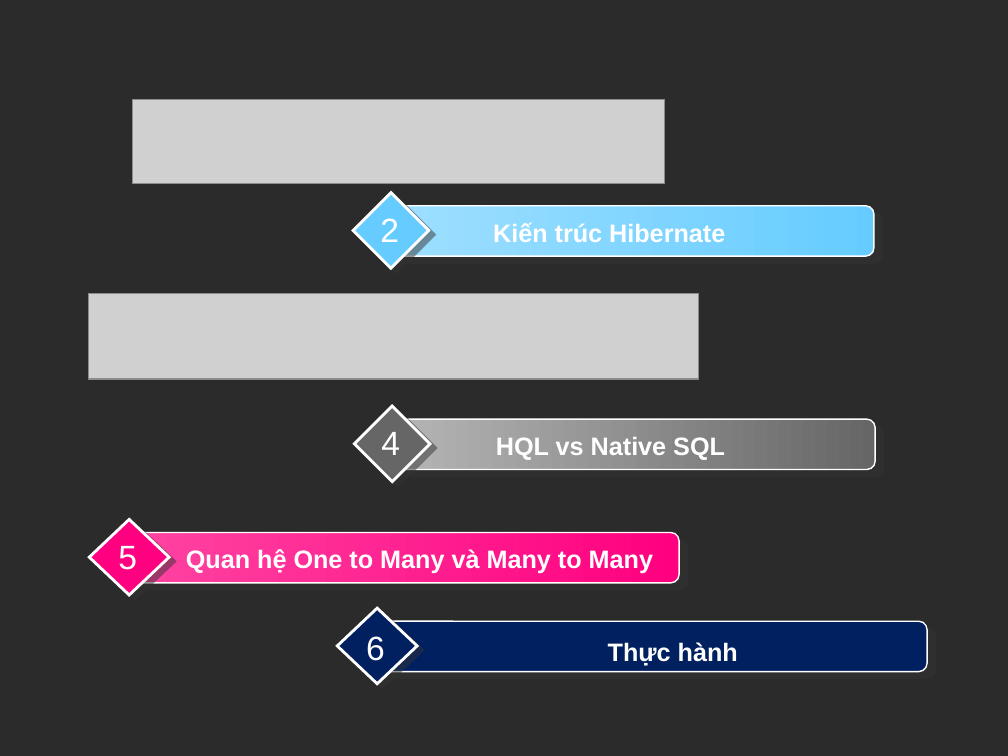
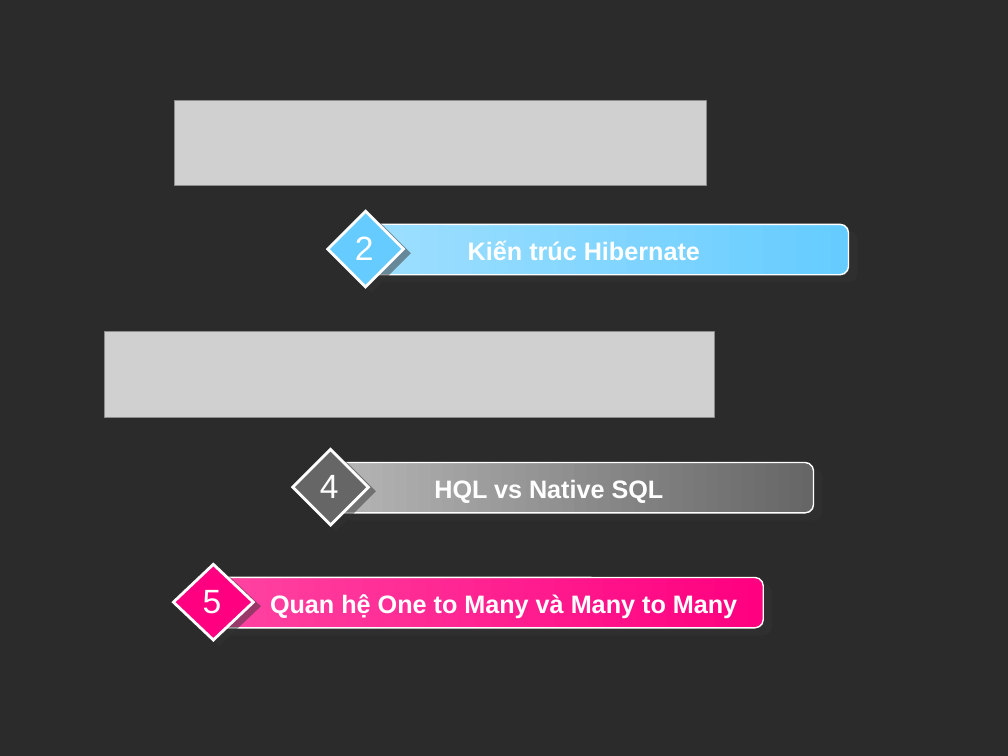
Before and after one commit to thanh13hc/my-first-project, a slide deck: slide 2 of Hibernate.ppt. Drawn at 1008x756 pixels with LibreOffice and Linux fonts; fonts in the diff are those of the drawing; grey boxes stand for pictures; background and template pictures are left out; a plain dark background stands for a picture behind light text. Boxes give left, top, right and bottom in pixels: in the first picture for what was removed or moved away, otherwise in the second. Text is boxed around its words. In the diff, an @@ line names an element or a change of style, - is before the commit and + after.

```diff
--- a/Hibernate.ppt
+++ b/Hibernate.ppt
@@ picture: place and size @@
-picture at [132, 100, 664, 183]
+picture at [174, 101, 707, 185]
@@ 2 texts, 1 rounded rectangle, 1 diamond: place and size @@
-2 texts, 1 rounded rectangle, 1 diamond at [353, 193, 874, 268]
+2 texts, 1 rounded rectangle, 1 diamond at [328, 212, 849, 287]
@@ picture: place and size @@
-picture at [88, 293, 698, 379]
+picture at [104, 332, 714, 417]
@@ diamond: place and size @@
-diamond at [355, 406, 430, 482]
+diamond at [292, 450, 368, 525]
@@ text "4": place and size @@
-text "4" at [381, 432, 400, 455]
+text "4" at [320, 475, 339, 498]
@@ rounded rectangle: place and size @@
-rounded rectangle at [396, 419, 875, 470]
+rounded rectangle at [335, 463, 813, 513]
@@ text "HQL vs Native SQL": place and size @@
-text "HQL vs Native SQL" at [496, 437, 725, 460]
+text "HQL vs Native SQL" at [434, 480, 664, 503]
@@ 2 texts, 1 diamond, 1 rounded rectangle: place and size @@
-2 texts, 1 diamond, 1 rounded rectangle at [90, 519, 679, 595]
+2 texts, 1 diamond, 1 rounded rectangle at [173, 564, 763, 640]
@@ diamond removed at [338, 608, 417, 683] @@
@@ rounded rectangle removed at [382, 621, 927, 671] @@
@@ text removed at [366, 636, 385, 661] @@
-6
@@ text removed at [608, 642, 738, 666] @@
-Thực hành
```
Also in this commit, not shown: 10 other slides changed, 7 slides added, 1 other file.
